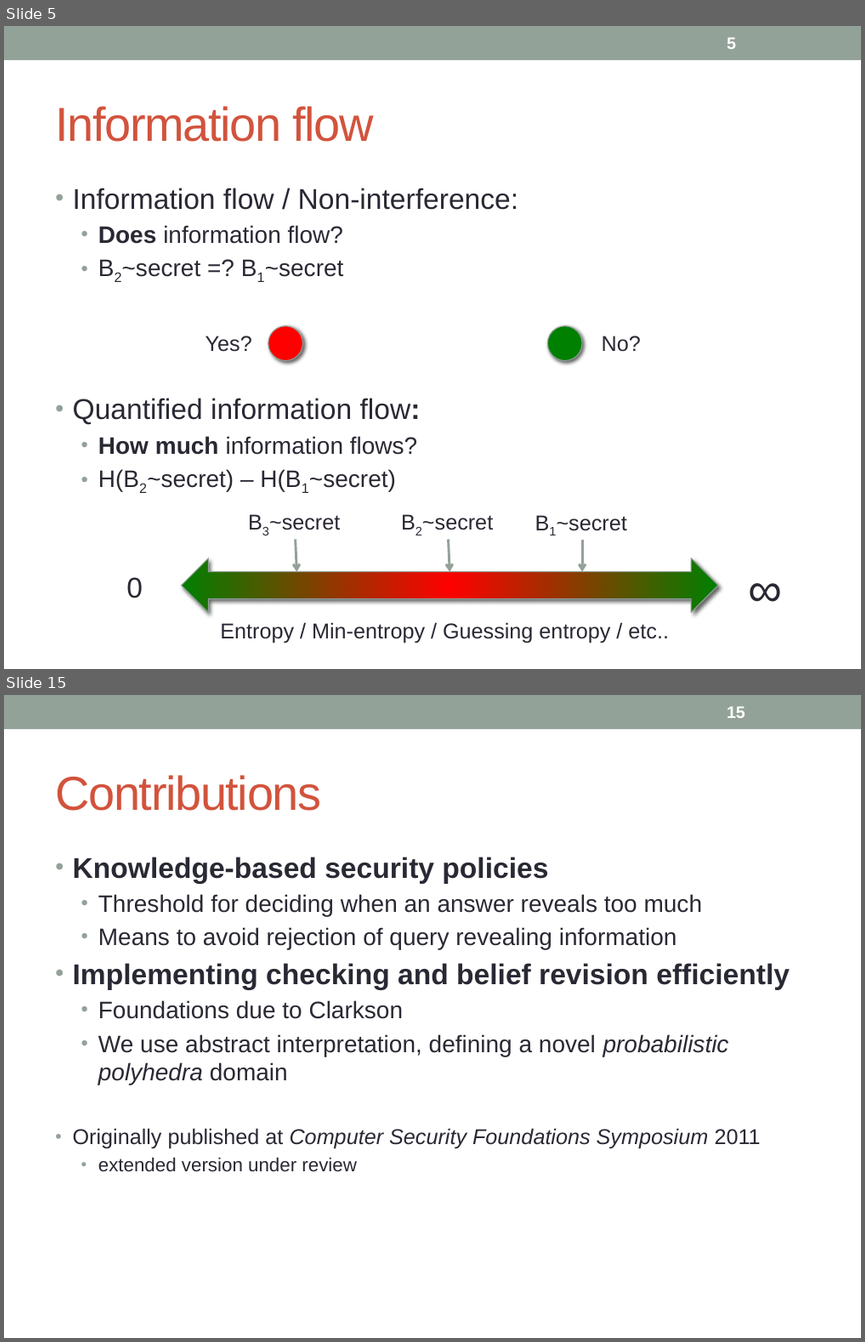
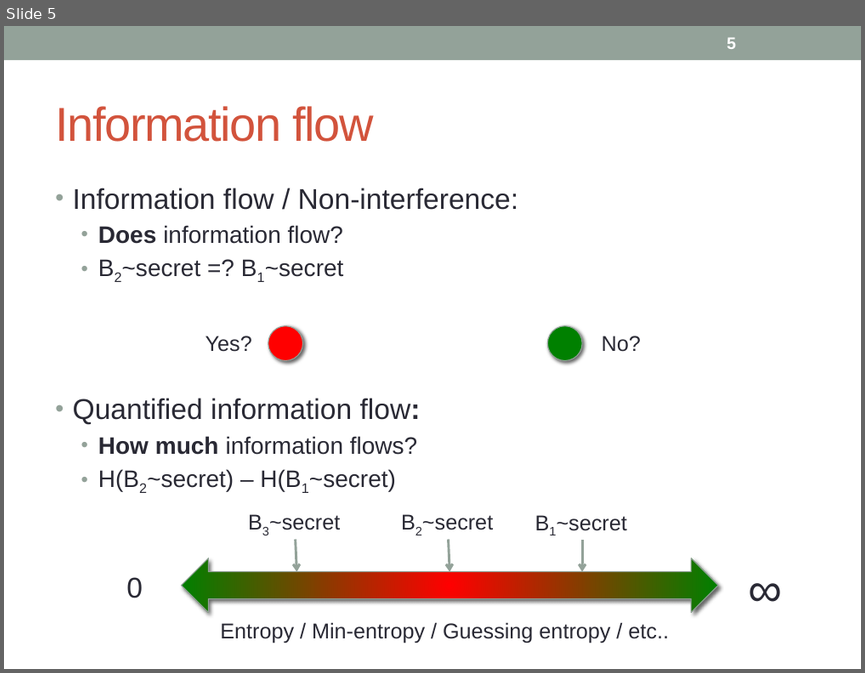
Before and after one commit to piotrm0/ppw12, a slide deck: pres/ppw12-pres.pptx. Shown one above the other, each under a label of ours: slides 5 and 15 before the commit, slide 5 after it; the slides between them are not shown. The pictures are 865x1342 and 865x673 pixels, drawn with LibreOffice and Linux fonts; fonts in the diff are those of the drawing. Boxes give left, top, right and bottom in pixels: in the first picture for what was removed or moved away, otherwise in the second. Text is boxed around its words. In the diff, an @@ line names an element or a change of style, - is before the commit and + after.

```diff
--- a/pres/ppw12-pres.pptx
+++ b/pres/ppw12-pres.pptx
@@ slide 15 removed at (4, 695, 861, 1338), background #FFFFFF; not listed: 1 template element that a slide beside it also shows @@
@@ page number removed at (726, 706, 745, 718) @@
-15
@@ title removed at (55, 775, 321, 811) @@
-Contributions
@@ text removed at (73, 857, 789, 1172) @@
-• Knowledge-based security policies
-  • Threshold for deciding when an answer reveals too much
-  • Means to avoid rejection of query revealing information
-• Implementing checking and belief revision efficiently
-  • Foundations due to Clarkson
-  • We use abstract interpretation, defining a novel probabilistic polyhedra domain
-• Originally published at Computer Security Foundations Symposium 2011
-  • extended version under review
```
Also in this commit, not shown: 1 slide changed, 8 slides added, 82 other slides removed.
